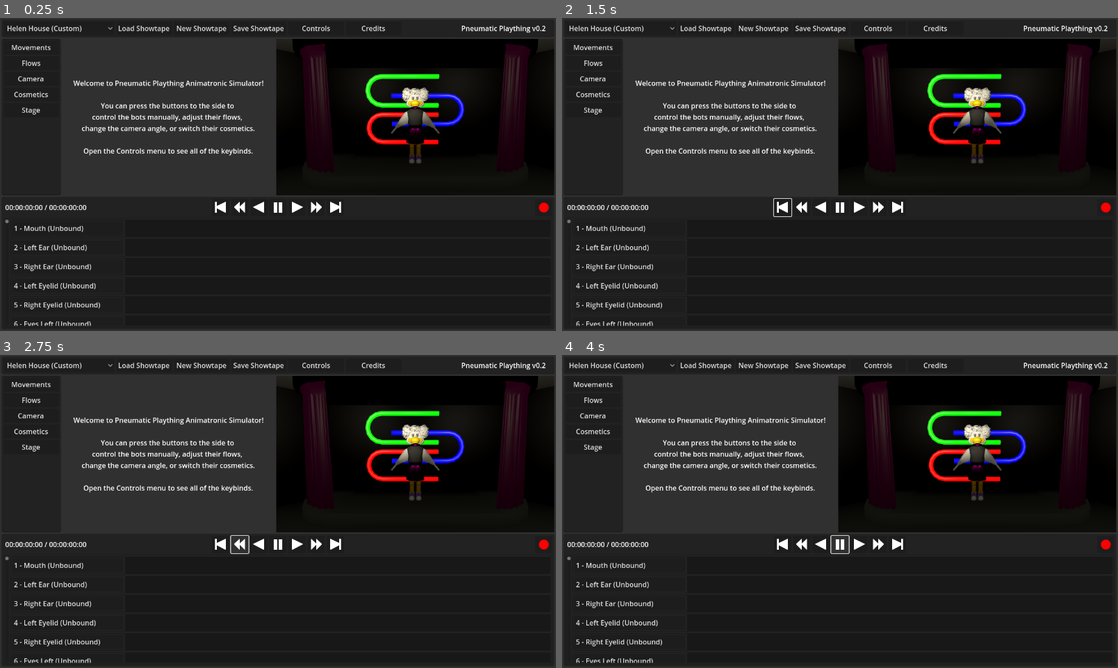
Above: before the commit, frames 1-4 (two rows, left to right).
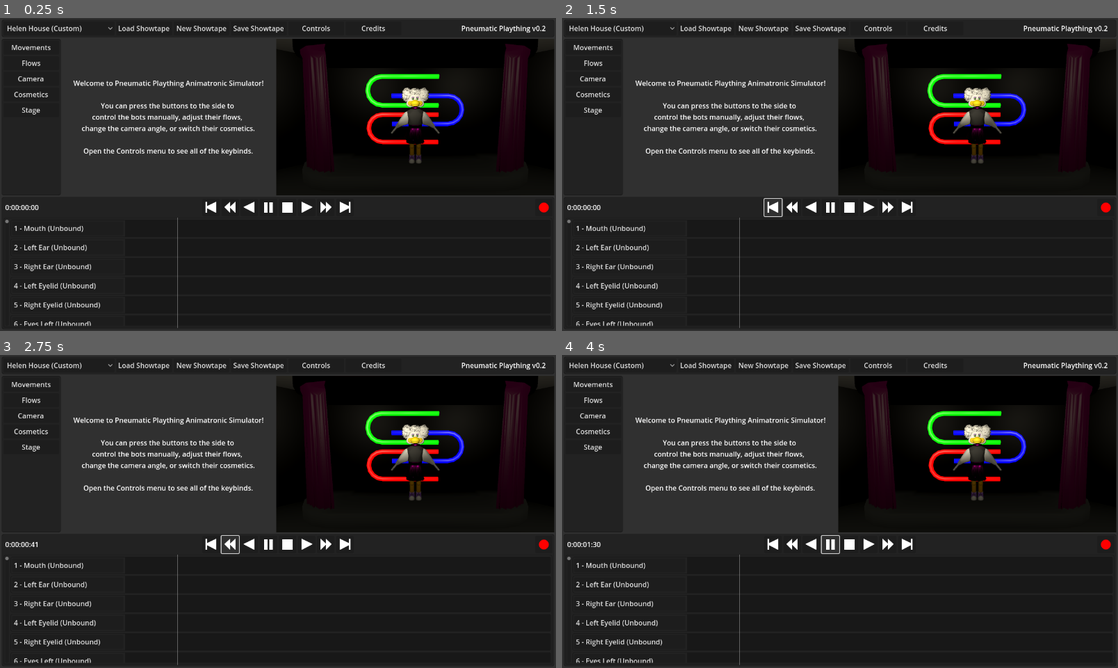
Above: after the commit, the same moments.

Repository: pizzaperp95/PneumaticPlaything
Game: Godot game, scene res://Scenes/GUI/EditorScreen.tscn
The game is run twice, just before and just after one commit, with the same random seed, the same clock (stepped at 60 frames per second) and the same inputs.
Inputs (mouse positions are in pixels of both pictures, inside the frame that each line leads up to; where the layout moved, square brackets give the same spot in the first picture):
- Up to frame 1 (0.25 s): no input
- Up to frame 2 (1.5 s): click (784, 208) at 0.52 s; click (773, 208) at 1.27 s
- Up to frame 3 (2.75 s): click (227, 545) [239, 545] at 2 s
- Up to frame 4 (4 s): click (812, 545) [823, 545] at 2.75 s; click (828, 545) [840, 545] at 3.5 s

The runs differ from the first frame. In frame 1, 0.8% of the frame differs, in the area x 1-64%, y 58-100%; in frame 2, 0.8%; in frame 3, 0.9%, in the area x 1-64%, y 57-100%; in frame 4, 0.9%.

Commit message:
the recording revolution is upon us

Diff:
--- /dev/null
+++ b/Scenes/GUI/Controls/MovementFrameIndicatorOff.tscn
@@ -0,0 +1,21 @@
+[gd_scene load_steps=2 format=3 uid="uid://btbdib3vwowhd"]
+
+[ext_resource type="Script" uid="uid://b4qincechbf63" path="res://Scripts/MovementFrameIndicator.gd" id="1_ttcva"]
+
+[node name="MovementFrameIndicator" type="Control"]
+layout_mode = 3
+anchors_preset = 0
+offset_right = 2.0
+offset_bottom = 32.0
+script = ExtResource("1_ttcva")
+
+[node name="ColorRect" type="ColorRect" parent="."]
+layout_mode = 1
+anchors_preset = -1
+anchor_left = 1.0
+anchor_right = 1.0
+anchor_bottom = 1.0
+offset_left = -2.0
+grow_horizontal = 0
+grow_vertical = 2
+color = Color(0.0941176, 0.0941176, 0.0941176, 1)
--- /dev/null
+++ b/Scenes/GUI/Controls/MovementFrameIndicatorOn.tscn
@@ -0,0 +1,21 @@
+[gd_scene load_steps=2 format=3 uid="uid://dao6mf54xule2"]
+
+[ext_resource type="Script" uid="uid://b4qincechbf63" path="res://Scripts/MovementFrameIndicator.gd" id="1_2om8h"]
+
+[node name="MovementFrameIndicator" type="Control"]
+layout_mode = 3
+anchors_preset = 0
+offset_right = 2.0
+offset_bottom = 32.0
+script = ExtResource("1_2om8h")
+
+[node name="ColorRect" type="ColorRect" parent="."]
+layout_mode = 1
+anchors_preset = -1
+anchor_left = 1.0
+anchor_right = 1.0
+anchor_bottom = 1.0
+offset_left = -2.0
+grow_horizontal = 0
+grow_vertical = 2
+color = Color(0, 1, 0, 1)
--- a/Scenes/GUI/Controls/MovementRow.tscn
+++ b/Scenes/GUI/Controls/MovementRow.tscn
@@ -32,6 +32,7 @@
 offset_top = 4.0
 offset_right = 260.0
 offset_bottom = 36.0
+tooltip_text = "Click to bind a key to this movement"
 text = "0 - Name (Unbound)"
 alignment = 0
 
@@ -45,4 +46,21 @@
 grow_vertical = 2
 theme_override_styles/panel = ExtResource("1_d1xev")
 
+[node name="InvisibleMask" type="Control" parent="MovementsBG"]
+clip_contents = true
+layout_mode = 1
+anchor_right = 1.0
+anchor_bottom = 1.0
+offset_left = 4.0
+offset_top = 4.0
+offset_right = -4.0
+offset_bottom = -4.0
+grow_horizontal = 2
+grow_vertical = 2
+
+[node name="MovementsHandle" type="Control" parent="MovementsBG/InvisibleMask"]
+anchors_preset = 0
+offset_left = 120.0
+offset_right = 120.0
+
 [connection signal="pressed" from="Button" to="." method="_on_button_pressed"]
--- a/Scenes/GUI/EditorScreen.tscn
+++ b/Scenes/GUI/EditorScreen.tscn
@@ -8,6 +8,7 @@
 [ext_resource type="Texture2D" uid="uid://dts4eh6hyt8p3" path="res://UI/SkipBackwards.png" id="3_r4ytj"]
 [ext_resource type="Texture2D" uid="uid://bwhgy4u37jmo1" path="res://UI/Pause.png" id="4_ba3jn"]
 [ext_resource type="Texture2D" uid="uid://dhx2v2fd0egxd" path="res://UI/FastBackwards.png" id="4_wy7jo"]
+[ext_resource type="Texture2D" uid="uid://cttgtbu1xllwq" path="res://UI/Stop.png" id="8_20noo"]
 [ext_resource type="Texture2D" uid="uid://dsr03w7r667fw" path="res://UI/FastForward.png" id="8_v0ton"]
 [ext_resource type="Texture2D" uid="uid://bphwtliq2ahus" path="res://UI/SkipForward.png" id="9_20noo"]
 [ext_resource type="Texture2D" uid="uid://ckg2ihy105ttj" path="res://UI/Record.png" id="10_wy7jo"]
@@ -195,13 +196,13 @@
 offset_bottom = 48.0
 grow_horizontal = 2
 
-[node name="Label" type="Label" parent="SequencerPanel/TransportControls"]
+[node name="TimeLabel" type="Label" parent="SequencerPanel/TransportControls"]
 layout_mode = 0
 offset_left = 8.0
 offset_top = 8.0
 offset_right = 196.0
 offset_bottom = 40.0
-text = "00:00:00:00 / 00:00:00:00"
+text = "0:00:00:00"
 vertical_alignment = 1
 
 [node name="Centered" type="Control" parent="SequencerPanel/TransportControls"]
@@ -211,19 +212,20 @@
 anchor_top = 0.5
 anchor_right = 0.5
 anchor_bottom = 0.5
-offset_left = -156.0
+offset_left = -178.0
 offset_top = -24.0
-offset_right = 156.0
+offset_right = 178.0
 offset_bottom = 24.0
 grow_horizontal = 2
 grow_vertical = 2
 
-[node name="SkipBackwardsButton" type="Button" parent="SequencerPanel/TransportControls/Centered"]
+[node name="StepBackwardsButton" type="Button" parent="SequencerPanel/TransportControls/Centered"]
 layout_mode = 0
 offset_left = 4.0
 offset_top = 4.0
 offset_right = 44.0
 offset_bottom = 44.0
+tooltip_text = "Step backward 1 frame"
 icon = ExtResource("3_r4ytj")
 
 [node name="FastBackwardsButton" type="Button" parent="SequencerPanel/TransportControls/Centered"]
@@ -232,6 +234,7 @@
 offset_top = 4.0
 offset_right = 88.0
 offset_bottom = 44.0
+tooltip_text = "Play backwards at 2x speed"
 icon = ExtResource("4_wy7jo")
 
 [node name="PlayBackwardsButton" type="Button" parent="SequencerPanel/TransportControls/Centered"]
@@ -240,6 +243,7 @@
 offset_top = 4.0
 offset_right = 132.0
 offset_bottom = 44.0
+tooltip_text = "Play backwards"
 icon = ExtResource("3_mr8sb")
 
 [node name="PauseButton" type="Button" parent="SequencerPanel/TransportControls/Centered"]
@@ -248,30 +252,43 @@
 offset_top = 4.0
 offset_right = 176.0
 offset_bottom = 44.0
+tooltip_text = "Pause"
 icon = ExtResource("4_ba3jn")
 
+[node name="StopButton" type="Button" parent="SequencerPanel/TransportControls/Centered"]
+layout_mode = 0
+offset_left = 180.0
+offset_top = 4.0
+offset_right = 220.0
+offset_bottom = 44.0
+tooltip_text = "Stop playback and return to frame 0"
+icon = ExtResource("8_20noo")
+
 [node name="PlayButton" type="Button" parent="SequencerPanel/TransportControls/Centered"]
 layout_mode = 0
-offset_left = 180.0
-offset_top = 4.0
-offset_right = 220.0
-offset_bottom = 44.0
+offset_left = 224.0
+offset_top = 4.0
+offset_right = 264.0
+offset_bottom = 44.0
+tooltip_text = "Play"
 icon = ExtResource("3_g6u4d")
 
 [node name="FastForwardButton" type="Button" parent="SequencerPanel/TransportControls/Centered"]
 layout_mode = 0
-offset_left = 224.0
-offset_top = 4.0
-offset_right = 264.0
-offset_bottom = 44.0
+offset_left = 268.0
+offset_top = 4.0
+offset_right = 308.0
+offset_bottom = 44.0
+tooltip_text = "Play at 2x speed"
 icon = ExtResource("8_v0ton")
 
-[node name="SkipForwardButton" type="Button" parent="SequencerPanel/TransportControls/Centered"]
-layout_mode = 0
-offset_left = 268.0
-offset_top = 4.0
-offset_right = 308.0
-offset_bottom = 44.0
+[node name="StepForwardButton" type="Button" parent="SequencerPanel/TransportControls/Centered"]
+layout_mode = 0
+offset_left = 312.0
+offset_top = 4.0
+offset_right = 352.0
+offset_bottom = 44.0
+tooltip_text = "Step forward 1 frame"
 icon = ExtResource("9_20noo")
 
 [node name="RecordButton" type="Button" parent="SequencerPanel/TransportControls"]
@@ -287,6 +304,7 @@
 offset_bottom = 20.0
 grow_horizontal = 0
 grow_vertical = 2
+tooltip_text = "Start recording"
 icon = ExtResource("10_wy7jo")
 
 [node name="TimelinePanel" type="Panel" parent="SequencerPanel"]
@@ -335,6 +353,14 @@
 
 [node name="HelenHouseMovementRows" parent="SequencerPanel/TimelinePanel/InvisibleMask/RowsHandle" instance=ExtResource("12_20noo")]
 layout_mode = 1
+
+[node name="VSeparator" type="VSeparator" parent="SequencerPanel/TimelinePanel"]
+layout_mode = 1
+anchors_preset = -1
+anchor_bottom = 1.0
+offset_left = 398.0
+offset_right = 4.0
+grow_vertical = 2
 
 [node name="HelenHouseFlyout" parent="." instance=ExtResource("13_wy7jo")]
 layout_mode = 1
@@ -395,8 +421,9 @@
 Play Reverse: Shift + Space
 Fast Forward: Shift + Right Arrow
 Fast Reverse: Shift + Left
-Skip Forward: Right Arrow
-Skip Backward: Left Arrow
+Step Forward: Right Arrow
+Step Backward: Left Arrow
+Go to start of showtape: Home
 Change Camera Angle: Tab"
 horizontal_alignment = 1
 vertical_alignment = 1
@@ -472,6 +499,15 @@
 
 [connection signal="pressed" from="MenuBar/ControlsButton" to="." method="_on_controls_button_pressed"]
 [connection signal="pressed" from="MenuBar/CreditsButton" to="." method="_on_credits_button_pressed"]
+[connection signal="pressed" from="SequencerPanel/TransportControls/Centered/StepBackwardsButton" to="." method="_on_step_backwards_button_pressed"]
+[connection signal="pressed" from="SequencerPanel/TransportControls/Centered/FastBackwardsButton" to="." method="_on_fast_backwards_button_pressed"]
+[connection signal="pressed" from="SequencerPanel/TransportControls/Centered/PlayBackwardsButton" to="." method="_on_play_backwards_button_pressed"]
+[connection signal="pressed" from="SequencerPanel/TransportControls/Centered/PauseButton" to="." method="_on_pause_button_pressed"]
+[connection signal="pressed" from="SequencerPanel/TransportControls/Centered/StopButton" to="." method="_on_stop_button_pressed"]
+[connection signal="pressed" from="SequencerPanel/TransportControls/Centered/PlayButton" to="." method="_on_play_button_pressed"]
+[connection signal="pressed" from="SequencerPanel/TransportControls/Centered/FastForwardButton" to="." method="_on_fast_forward_button_pressed"]
+[connection signal="pressed" from="SequencerPanel/TransportControls/Centered/StepForwardButton" to="." method="_on_step_forward_button_pressed"]
+[connection signal="pressed" from="SequencerPanel/TransportControls/RecordButton" to="." method="_on_record_button_pressed"]
 [connection signal="value_changed" from="SequencerPanel/TimelinePanel/VScrollBar" to="." method="_on_v_scroll_bar_value_changed"]
 [connection signal="pressed" from="ControlsScreen/InputEater" to="." method="_on_controls_input_eater_pressed"]
 [connection signal="pressed" from="CreditsScreen/InputEater" to="." method="_on_credits_input_eater_pressed"]
--- a/Scripts/EditorScreen.gd
+++ b/Scripts/EditorScreen.gd
@@ -1,4 +1,23 @@
 extends Control
+
+var playing : bool = false
+var recording : bool = false
+var index : int = 0
+var playback_rate : int = 1
+
+signal step_forward()
+signal step_backward()
+signal start_recording()
+signal end_recording()
+signal return_to_zero()
+
+func update_time_label() -> void:
+	var frames = index % 60
+	var seconds = floori(index/60) % 60
+	var minutes = floori(index/360) % 60
+	var hours = floori(index/7200)
+	$SequencerPanel/TransportControls/TimeLabel.text = "%d:%02d:%02d:%02d" % [hours, minutes, seconds, frames]
+	#$SequencerPanel/TransportControls/TimeLabel.text = str(index)
 
 func _ready() -> void:
 	get_tree().get_root().size_changed.connect(_on_size_changed)
@@ -7,6 +26,12 @@
 	if event.is_action_pressed("toggle_editor_screen"):
 		$CameraPreview.visible = !$CameraPreview.visible;
 		$CameraFullScreen.visible = !$CameraFullScreen.visible;
+
+func _physics_process(_delta: float) -> void:
+	if (playing || recording):
+		step_forward.emit()
+		index += 1
+		update_time_label()
 
 func _on_size_changed() -> void:
 	$SubViewport.size = $ColorRect.size
@@ -25,3 +50,63 @@
 
 func _on_v_scroll_bar_value_changed(value: float) -> void:
 	$SequencerPanel/TimelinePanel/InvisibleMask/RowsHandle.position.y = value * -44
+
+
+func _on_play_button_pressed() -> void:
+	playback_rate = 1
+	playing = true
+	recording = false
+	end_recording.emit()
+
+func _on_pause_button_pressed() -> void:
+	playing = false
+	recording = false
+	end_recording.emit()
+
+func _on_play_backwards_button_pressed() -> void:
+	playback_rate = -1
+	playing = true
+	recording = false
+	end_recording.emit()
+
+func _on_fast_backwards_button_pressed() -> void:
+	playback_rate = -2
+	playing = true
+	recording = false
+	end_recording.emit()
+
+func _on_step_backwards_button_pressed() -> void:
+	playing = false
+	recording = false
+	end_recording.emit()
+	step_backward.emit()
+	if (index != 0): index -= 1
+	update_time_label()
+
+func _on_fast_forward_button_pressed() -> void:
+	playback_rate = 2
+	playing = true
+	recording = false
+	end_recording.emit()
+
+func _on_step_forward_button_pressed() -> void:
+	playing = false
+	recording = false
+	end_recording.emit()
+	step_forward.emit()
+	index += 1
+	update_time_label()
+
+func _on_record_button_pressed() -> void:
+	playback_rate = 1
+	playing = false
+	recording = true
+	start_recording.emit()
+
+func _on_stop_button_pressed() -> void:
+	playing = false
+	recording = false
+	index = 0
+	end_recording.emit()
+	return_to_zero.emit()
+	update_time_label()
--- /dev/null
+++ b/Scripts/MovementFrameIndicator.gd
@@ -0,0 +1,6 @@
+extends Control
+
+@export var x_offset : int = 0
+
+func _ready() -> void:
+	self.size.x += x_offset
--- a/Scripts/MovementRow.gd
+++ b/Scripts/MovementRow.gd
@@ -1,20 +1,83 @@
 extends Panel
 
-@export var movement_bit : int = 0;
+@export var movement_bit : int = 0
 @export var movement_name : String = "Name"
 @export var flow_path : String = "../../../../../../HelenHouseFlyout/FlowControls/"
-@export var recording : bool = false
-@export var current_index : int = 0;
+@export var animatronic_path : String = "../../../../../../SubViewport/HelenHouse/3stHelen"
+@export var movements : Array[bool]
 
 var in_flow : float = 1.0
 var out_flow : float = 1.0
 
 var key_binding : InputEventKey = InputEventKey.new()
+var current_index : int = 0
 var binding : bool = false
 var held_on_previous_frame : bool = false
+var playback_held_on_previous_frame : bool = false
+var etching: bool = false
+var recording : bool = false
+var playing : bool = true
 
 signal movement_in(movement, rate)
 signal movement_out(movement, rate)
+
+func set_at_current() -> void:
+	if (current_index > self.movements.size()-1): self.movements.append(true)
+	else: self.movements.set(current_index, true)
+	var indicator = load("res://Scenes/GUI/Controls/MovementFrameIndicatorOn.tscn")
+	var instance = indicator.instantiate()
+	instance.x_offset = current_index * 2
+	$MovementsBG/InvisibleMask/MovementsHandle.add_child(instance)
+
+func unset_at_current() -> void:
+	if (current_index > self.movements.size()-1): self.movements.append(false)
+	else: self.movements.set(current_index, false)
+	var indicator = load("res://Scenes/GUI/Controls/MovementFrameIndicatorOff.tscn")
+	var instance = indicator.instantiate()
+	instance.x_offset = current_index * 2
+	$MovementsBG/InvisibleMask/MovementsHandle.add_child(instance)
+
+func check_at_current() -> bool:
+	if (current_index > self.movements.size()-1): return false
+	var out = self.movements.get(current_index)
+	if (out == null): return false
+	return out
+
+func _step_forward():
+	if (recording && etching): set_at_current()
+	elif (recording && !etching): unset_at_current()
+	if (playing):
+		if (check_at_current()):
+			if (!playback_held_on_previous_frame):
+				movement_in.emit(movement_name, in_flow)
+			playback_held_on_previous_frame = true;
+		else:
+			if (playback_held_on_previous_frame):
+				movement_out.emit(movement_name, out_flow)
+				playback_held_on_previous_frame = false;
+	current_index += 1
+	$MovementsBG/InvisibleMask/MovementsHandle.position.x -= 2
+
+func _step_backward():
+	if (current_index == 0): return
+	current_index -= 1
+	$MovementsBG/InvisibleMask/MovementsHandle.position.x += 2
+
+func _return_to_zero():
+	current_index = 0
+	$MovementsBG/InvisibleMask/MovementsHandle.position.x = 120
+
+func _start_recording():
+	recording = true
+
+func _end_recording():
+	recording = false
+
+func _start_playback():
+	playing = true
+
+func _end_playback():
+	playing = false
 
 func update_text() -> void:
 	$Button.text = "%d - %s (%s)" % [movement_bit, movement_name, key_binding.as_text() if key_binding.keycode != 0 else "Unbound"]
@@ -26,7 +89,7 @@
 	out_flow = new_value
 
 func _ready() -> void:
-	var animatronic = get_node("../../../../../../SubViewport/HelenHouse/3stHelen")
+	var animatronic = get_node(animatronic_path)
 	if (flow_path != "None"):
 		var if_node = get_node(flow_path + "InFlows/" + movement_name.replace(" ", "") + "Flow")
 		var of_node = get_node(flow_path + "OutFlows/" + movement_name.replace(" ", "") + "Flow")
@@ -38,9 +101,15 @@
 	movement_out.connect(animatronic._movement_out)
 	movement_in.connect(self._movement_in)
 	movement_out.connect(self._movement_out)
+	var editor = get_node("../../../../../../")
+	editor.step_forward.connect(_step_forward)
+	editor.step_backward.connect(_step_backward)
+	editor.start_recording.connect(_start_recording)
+	editor.end_recording.connect(_end_recording)
+	editor.return_to_zero.connect(_return_to_zero)
 	update_text()
 
-func _process(delta: float) -> void:
+func _process(_delta: float) -> void:
 	if (binding): return
 	if (Input.is_key_pressed(key_binding.keycode)):
 		if (!held_on_previous_frame):
@@ -51,14 +120,15 @@
 			movement_out.emit(movement_name, out_flow)
 			held_on_previous_frame = false;
 
-func _movement_in(movement, rate):
+func _movement_in(_movement, _rate):
 	$ActiveBG.visible = true
+	if (recording): etching = true
 
-func _movement_out(movement, rate):
+func _movement_out(_movement, _rate):
 	$ActiveBG.visible = false
+	etching = false
 
 func _on_button_pressed() -> void:
-	if (recording): return
 	if (binding):
 		update_text()
 		binding = false
@@ -67,7 +137,7 @@
 		$Button.text = "Press a key to bind."
 		binding = true
 	else:
-		key_binding.keycode = 0
+		key_binding.keycode = KEY_NONE
 		update_text()
 
 func _input(event: InputEvent) -> void:
--- a/project.godot
+++ b/project.godot
@@ -11,7 +11,7 @@
 [application]
 
 config/name="Pneumatic Plaything"
-config/version="v0.1"
+config/version="v0.2"
 run/main_scene="uid://oiehbor0dlqx"
 config/features=PackedStringArray("4.4", "GL Compatibility")
 boot_splash/show_image=false
@@ -54,61 +54,28 @@
 , Object(InputEventKey,"resource_local_to_scene":false,"resource_name":"","device":-1,"window_id":0,"alt_pressed":false …(185 unchanged characters)…
 ]
 }
-sequencer_skip_forward={
+sequencer_step_forward={
 "deadzone": 0.2,
 "events": [Object(InputEventKey,"resource_local_to_scene":false,"resource_name":"","device":-1,"window_id":0,"alt_press …(195 unchanged characters)…
 , Object(InputEventJoypadButton,"resource_local_to_scene":false,"resource_name":"","device":-1,"button_index":10,"pressure":0.0,"pressed":true,"script":null)
 ]
 }
-sequencer_skip_backward={
+sequencer_step_backward={
 "deadzone": 0.2,
 "events": [Object(InputEventKey,"resource_local_to_scene":false,"resource_name":"","device":-1,"window_id":0,"alt_press …(195 unchanged characters)…
 , Object(InputEventJoypadButton,"resource_local_to_scene":false,"resource_name":"","device":-1,"button_index":9,"pressure":0.0,"pressed":true,"script":null)
 ]
 }
-camera_angle_1={
+cycle_camera_angle={
 "deadzone": 0.2,
-"events": [Object(InputEventKey,"resource_local_to_scene":fa …(141 unchanged characters)… ":false,"keycode":0,"physical_keycode":49,"key_label":0,"unicode":49,"location":0,"echo":false,"script":null)
+"events": [Object(InputEventKey,"resource_local_to_scene":fa …(141 unchanged characters)… ":false,"keycode":0,"physical_keycode":4194306,"key_label":0,"unicode":0,"location":0,"echo":false,"script":null)
+, Object(InputEventJoypadButton,"resource_local_to_scene":false,"resource_name":"","device":-1,"button_index":3,"pressure":0.0,"pressed":false,"script":null)
 ]
 }
-camera_angle_2={
+sequencer_home={
 "deadzone": 0.2,
-"events": [Object(InputEventKey,"resource_local_to_scene":fa …(140 unchanged characters)… d":false,"keycode":0,"physical_keycode":50,"key_label":0,"unicode":50,"location":0,"echo":false,"script":null)
-]
-}
-camera_angle_3={
-"deadzone": 0.2,
-"events": [Object(InputEventKey,"resource_local_to_scene":false,"resource_name":"","device":-1,"window_id":0,"alt_pressed":false,"shift_pressed":false,"ctrl_pressed":false,"meta_pressed":false,"pressed":false,"keycode":0,"physical_keycode":51,"key_label":0,"unicode":51,"location":0,"echo":false,"script":null)
-]
-}
-camera_angle_4={
-"deadzone": 0.2,
-"events": [Object(InputEventKey,"resource_local_to_scene":false,"resource_name":"","device":-1,"window_id":0,"alt_pressed":false,"shift_pressed":false,"ctrl_pressed":false,"meta_pressed":false,"pressed":false,"keycode":0,"physical_keycode":52,"key_label":0,"unicode":52,"location":0,"echo":false,"script":null)
-]
-}
-camera_angle_5={
-"deadzone": 0.2,
-"events": [Object(InputEventKey,"resource_local_to_scene":false,"resource_name":"","device":-1,"window_id":0,"alt_pressed":false,"shift_pressed":false,"ctrl_pressed":false,"meta_pressed":false,"pressed":false,"keycode":0,"physical_keycode":53,"key_label":0,"unicode":53,"location":0,"echo":false,"script":null)
-]
-}
-camera_angle_6={
-"deadzone": 0.2,
-"events": [Object(InputEventKey,"resource_local_to_scene":false,"resource_name":"","device":-1,"window_id":0,"alt_pressed":false,"shift_pressed":false,"ctrl_pressed":false,"meta_pressed":false,"pressed":false,"keycode":0,"physical_keycode":54,"key_label":0,"unicode":54,"location":0,"echo":false,"script":null)
-]
-}
-camera_angle_7={
-"deadzone": 0.2,
-"events": [Object(InputEventKey,"resource_local_to_scene":false,"resource_name":"","device":-1,"window_id":0,"alt_pressed":false,"shift_pressed":false,"ctrl_pressed":false,"meta_pressed":false,"pressed":false,"keycode":0,"physical_keycode":55,"key_label":0,"unicode":55,"location":0,"echo":false,"script":null)
-]
-}
-camera_angle_8={
-"deadzone": 0.2,
-"events": [Object(InputEventKey,"resource_local_to_scene":false,"resource_name":"","device":-1,"window_id":0,"alt_pressed":false,"shift_pressed":false,"ctrl_pressed":false,"meta_pressed":false,"pressed":false,"keycode":0,"physical_keycode":56,"key_label":0,"unicode":56,"location":0,"echo":false,"script":null)
-]
-}
-camera_angle_9={
-"deadzone": 0.2,
-"events": [Object(InputEventKey,"resource_local_to_scene":false,"resource_name":"","device":-1,"window_id":0,"alt_pressed":false,"shift_pressed":false,"ctrl_pressed":false,"meta_pressed":false,"pressed":false,"keycode":0,"physical_keycode":57,"key_label":0,"unicode":57,"location":0,"echo":false,"script":null)
+"events": [Object(InputEventKey,"resource_local_to_scene":fa …(140 unchanged characters)… d":false,"keycode":0,"physical_keycode":4194317,"key_label":0,"unicode":0,"location":0,"echo":false,"script":null)
+, Object(InputEventJoypadButton,"resource_local_to_scene":false,"resource_name":"","device":-1,"button_index":2,"pressure":0.0,"pressed":false,"script":null)
 ]
 }
 
Not shown: 1 places in Scenes/GUI/EditorScreen.tscn that only renumber resources
Not shown, added: Scripts/MovementFrameIndicator.gd.uid
Binary file changed: UI/SkipBackwards.png
Binary file changed: UI/SkipForward.png
